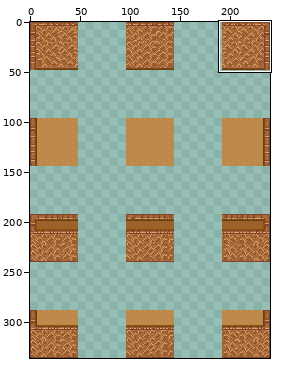
One commit to this sprite sheet: Smaug4/Assets/_Game/Arts/Tilesets/tileset_pre.png. The first picture is a wide view before the edit; the outline marks the close-up.
Close-up. Earlier state:
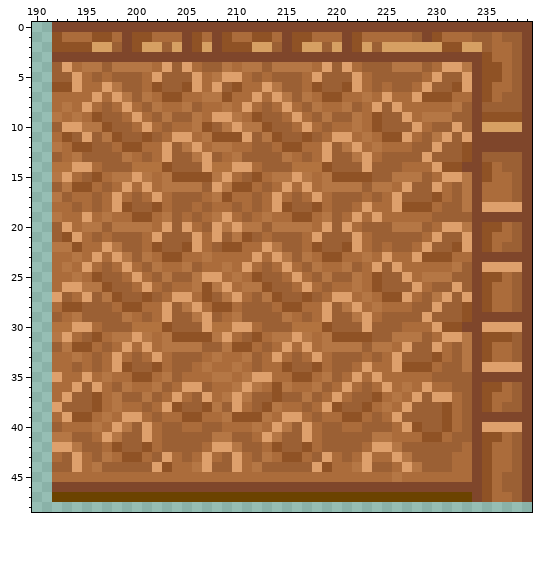
The file is 240x336 pixels. Colours within 5 levels of each other are drawn and written as one. Shown: x 190..239, y 0..48. The commit also changed other parts of the picture, which this record leaves out.
Once edited:
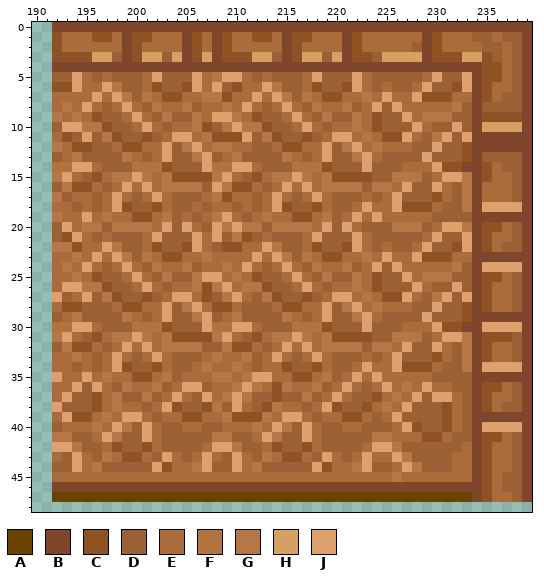
Palette (. is transparent): A #6b4300  B #7f462b  C #8f5225  D #9b6034  E #ab6c3b  F #b2733f  G #b57745  H #d6a063  J #dea06c
The exact change:
Changed rows in their new state; - is an unchanged pixel.
first column x 192:
 1 ------------------------------------E--------
 2 -EEEEEE--EEEE--E--EEEEE--EEEE--EEEEEDBCEEEE-D
 3 CCCCHHD-CHHDH-CH-CCCHHD-CHHDH-CCDHHHH-CCCHH-D
 4 BBBBBBBBBBBBBBBBBBBBBBBBBBBBBBBBBBBBBBBBBB---
